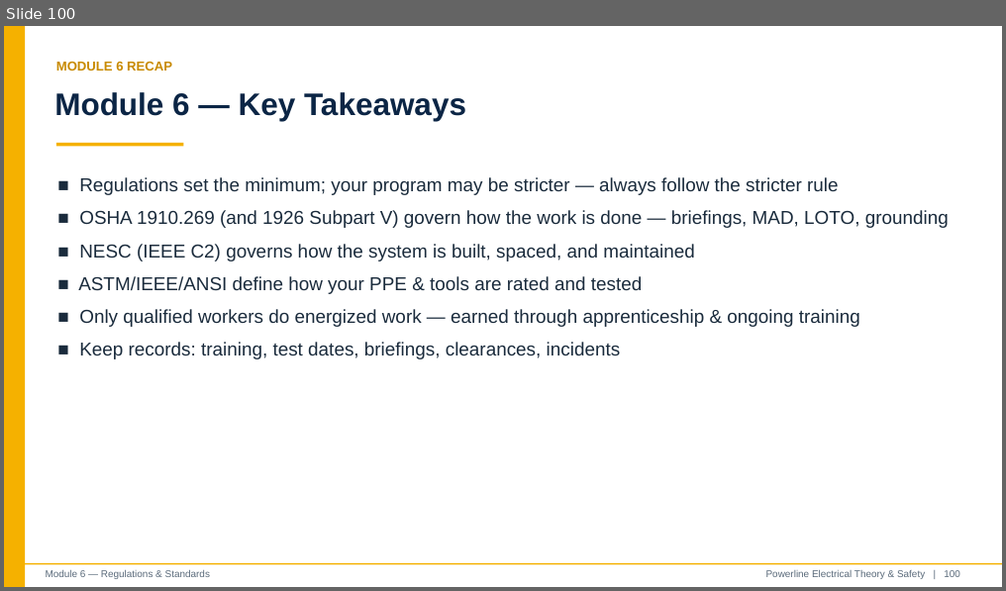
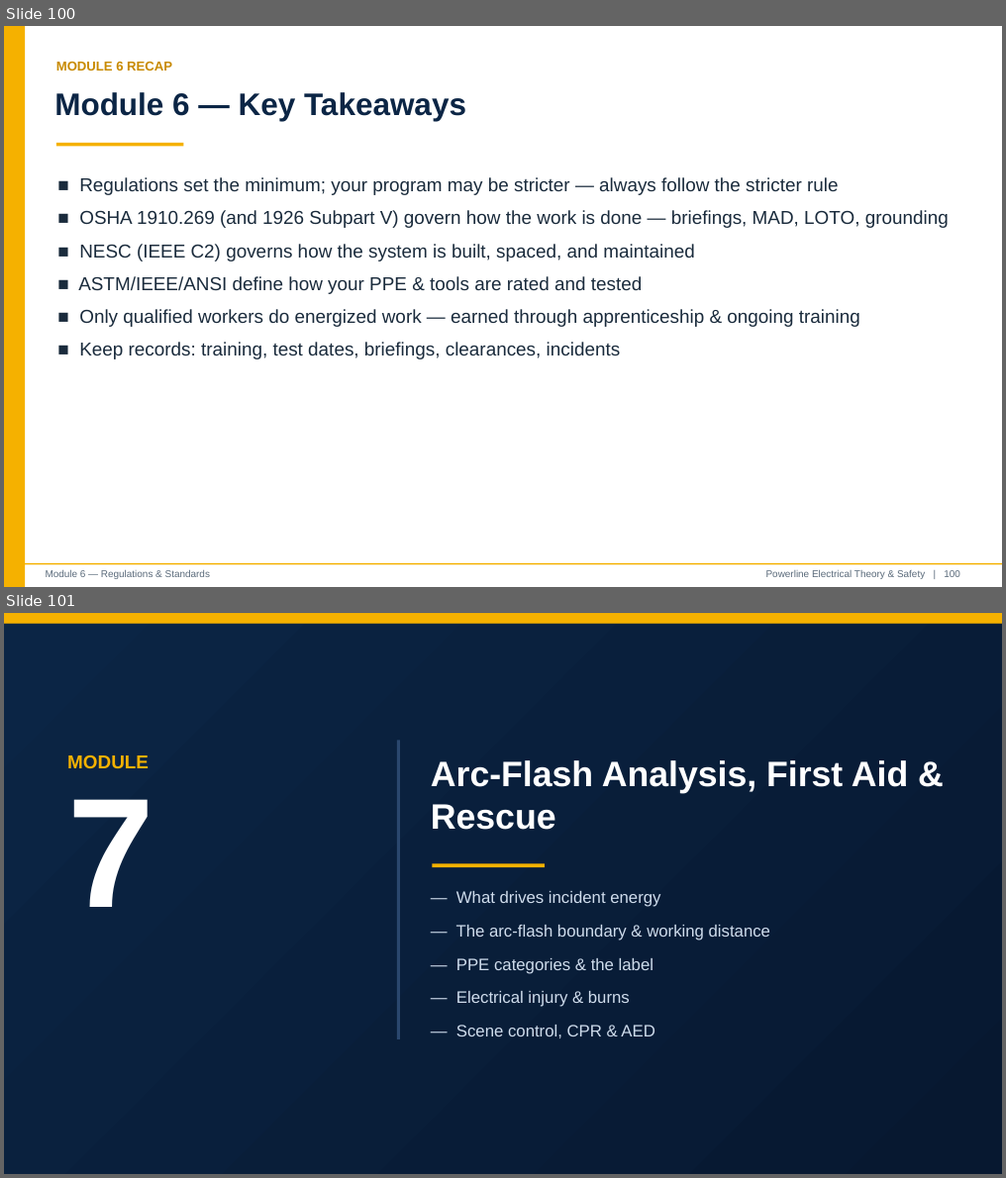
Before and after one commit to rpropp30/webcast-roku, a slide deck: training/Powerline_Electrical_Theory_and_Safety_Training.pptx. Shown one above the other, each under a label of ours: slide 100 before the commit, slides 100 and 101 after it. The pictures are 1006x591 and 1006x1178 pixels, drawn with LibreOffice and Linux fonts; fonts in the diff are those of the drawing. Boxes give left, top, right and bottom in pixels: in the first picture for what was removed or moved away, otherwise in the second. Text is boxed around its words. In the diff, an @@ line names an element or a change of style, - is before the commit and + after.

```diff
--- a/training/Powerline_Electrical_Theory_and_Safety_Training.pptx
+++ b/training/Powerline_Electrical_Theory_and_Safety_Training.pptx
@@ slide 101 added at (4, 613, 1002, 1174), background #FFFFFF @@
@@ rectangle added at (4, 613, 1002, 1174), fill gradient #0B2545 to #071830 @@
@@ rectangle added at (4, 613, 1002, 624), fill #F5B100 @@
@@ text added at (67, 756, 154, 907), 18 pt, text #F5B100, bold @@
+MODULE
+7
@@ rectangle added at (397, 741, 400, 1040), fill #2A476E @@
@@ text added at (431, 761, 908, 830), 34 pt, text #FFFFFF, bold @@
+Arc-Flash Analysis, First Aid & Rescue
@@ rectangle added at (433, 863, 545, 867), fill #F5B100 @@
@@ text added at (456, 891, 770, 1039), 16 pt, text #CFDCEC @@
+— What drives incident energy
+— The arc-flash boundary & working distance
+— PPE categories & the label
+— Electrical injury & burns
+— Scene control, CPR & AED
```
Also in this commit, not shown: 4 slides changed, 14 other slides added, 44 other files.
